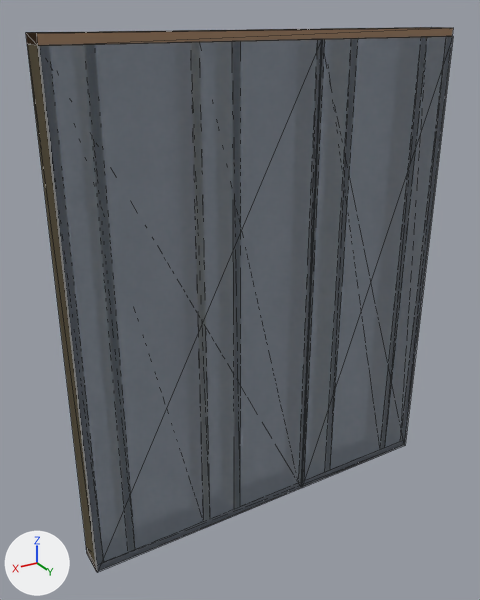
Renders of the glTF model panels/EX1_GF.glb from each side of a commit.
Before and after are seen from a 50 mm camera at (1.65, 2.48, 1.25) aimed at (0.12, -0.06, -0.02). Every picture has the same lights, and +X, +Y and +Z are marked at lower left. The first picture is the older version. Mesh edges are drawn as thin lines. Vertices at exactly the same position are counted once.

The older version as bpy lines, for what is in view:
```python
me_ex1_gf = bpy.data.meshes.new('EX1 GF')
me_ex1_gf.from_pydata(...)  # 120 vertices, 192 faces, 192 loose edges; spans x -0.99..0.99, y -0.07..0.07, z -1.19..1.19
# faces by material slot: [12, 12, 12, 12, 72, 48, 24]
me_ex1_gf.materials.append(mat_bottom_rail)  # brown #a28165
me_ex1_gf.materials.append(mat_top_rail)  # brown #a28165
me_ex1_gf.materials.append(mat_right_end_stud)  # beige #f6e5bc
me_ex1_gf.materials.append(mat_left_end_stud)  # beige #f6e5bc
me_ex1_gf.materials.append(mat_common_stud)  # beige #f6e5bc
me_ex1_gf.materials.append(mat_insulation)  # white #fceaea
me_ex1_gf.materials.append(mat_osb_external)  # grey #a2adbc
ob_ex1_gf = bpy.data.objects.new('EX1 GF', me_ex1_gf)
ob_ex1_gf.location = (0.0, 0.0, 0.0)
```
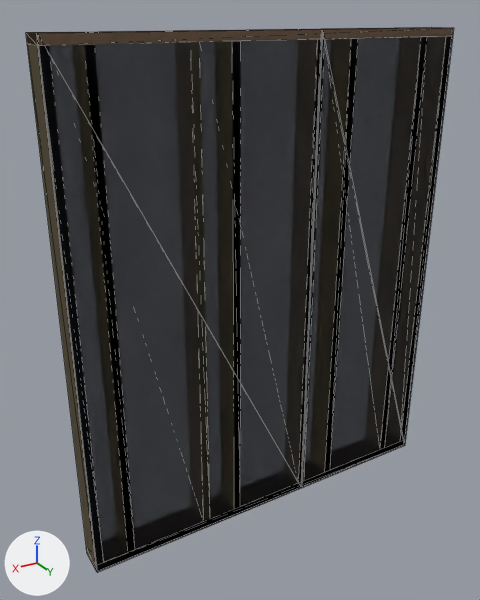
Location of each change, [x1, y1, x2, y2] in pixels of the pictures (480 x 600 px; the box of a moved part takes in the faces that stretch with it):
'EX1 GF', reshaped
    before: [26, 27, 453, 573]
    after: [26, 27, 454, 573]
part 1 of me_ex1_gf, moved or reshaped
    before: [38, 36, 453, 573]
    after: [37, 28, 454, 573]

The change in detail:
me_ex1_gf has 120 vertices, 192 faces, 192 loose edges and spans x -0.99..0.99, y -0.07..0.07, z -1.19..1.19.
me_ex1_gf is used by ob_ex1_gf; location (0.0, 0.0, 0.0).
Part 1, on me_ex1_gf:
Vertex 105 of me_ex1_gf moves from (-0.99, 0.07, -1.19) at pixel (404, 444) to (-0.21, 0.07, -1.19) at pixel (302, 488).
Vertex 106 of me_ex1_gf moves from (-0.21, 0.07, -1.19) at pixel (301, 487) to (-0.21, 0.07, 1.19) at pixel (323, 29).
Vertex 107 of me_ex1_gf moves from (-0.21, 0.07, -1.19) at pixel (302, 488) to (-0.99, 0.07, 1.19) at pixel (454, 28).
Vertex 108 of me_ex1_gf moves from (-0.21, 0.07, 1.15) at pixel (321, 39) to (-0.99, 0.07, -1.19) at pixel (404, 444).
Vertex 109 of me_ex1_gf moves from (-0.21, 0.07, 1.15) at pixel (322, 39) to (-0.99, 0.07, 1.19) at pixel (452, 28).
Vertex 110 of me_ex1_gf moves from (-0.99, 0.07, 1.15) at pixel (451, 36) to (-0.21, 0.07, 1.19) at pixel (321, 29).
Vertex 111 of me_ex1_gf moves from (-0.99, 0.07, 1.15) at pixel (453, 36) to (-0.21, 0.07, -1.19) at pixel (301, 487).
Vertex 113 of me_ex1_gf moves from (-0.21, 0.07, -1.19) at pixel (301, 487) to (0.99, 0.07, -1.19) at pixel (97, 572).
Vertex 114 of me_ex1_gf moves from (0.99, 0.07, -1.19) at pixel (96, 571) to (0.99, 0.07, 1.19) at pixel (37, 33).
Vertex 115 of me_ex1_gf moves from (0.99, 0.07, -1.19) at pixel (97, 572) to (-0.21, 0.07, 1.19) at pixel (322, 29).
Vertex 116 of me_ex1_gf moves from (0.99, 0.07, 1.15) at pixel (38, 45) to (-0.21, 0.07, -1.19) at pixel (301, 487).
Vertex 117 of me_ex1_gf moves from (0.99, 0.07, 1.15) at pixel (39, 45) to (-0.21, 0.07, 1.19) at pixel (321, 29).
Vertex 118 of me_ex1_gf moves from (-0.21, 0.07, 1.15) at pixel (321, 39) to (0.99, 0.07, 1.19) at pixel (37, 33).
Vertex 119 of me_ex1_gf moves from (-0.21, 0.07, 1.15) at pixel (322, 39) to (0.99, 0.07, -1.19) at pixel (96, 571).
